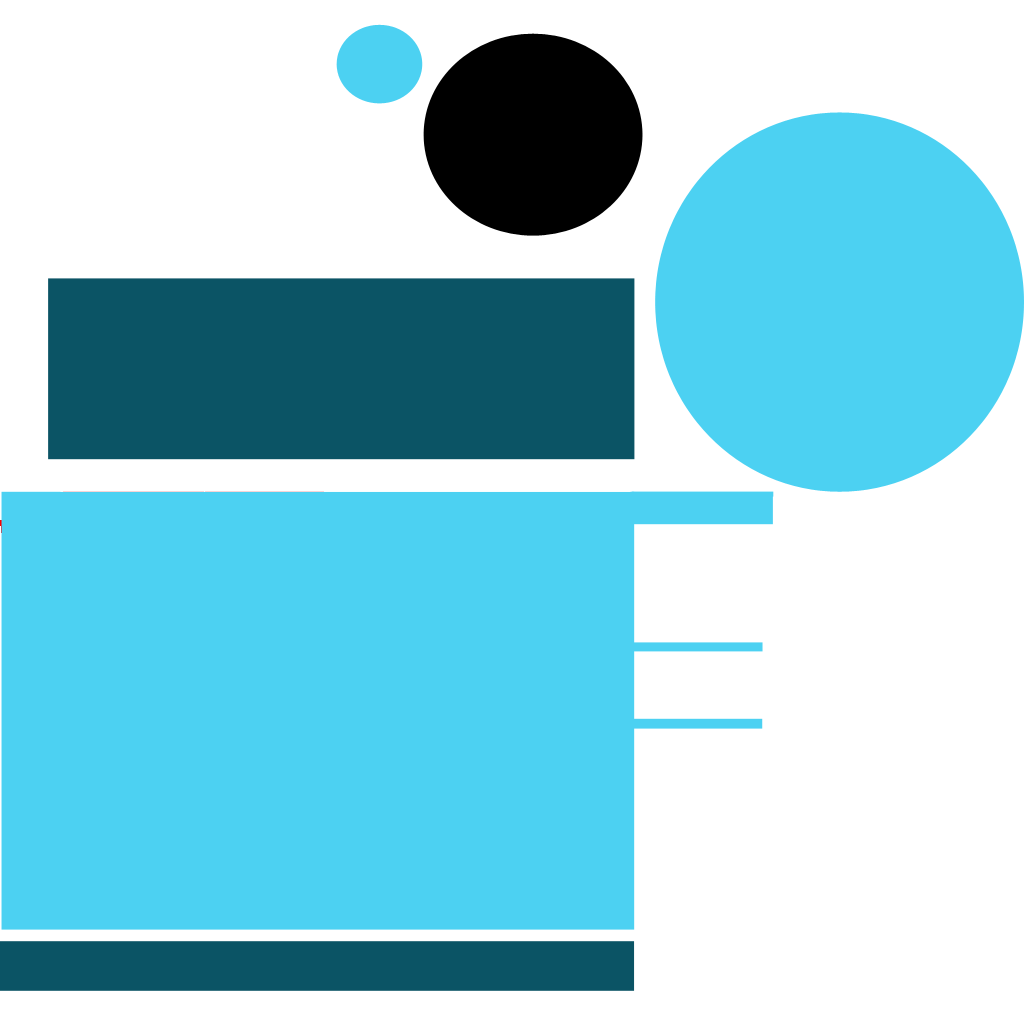
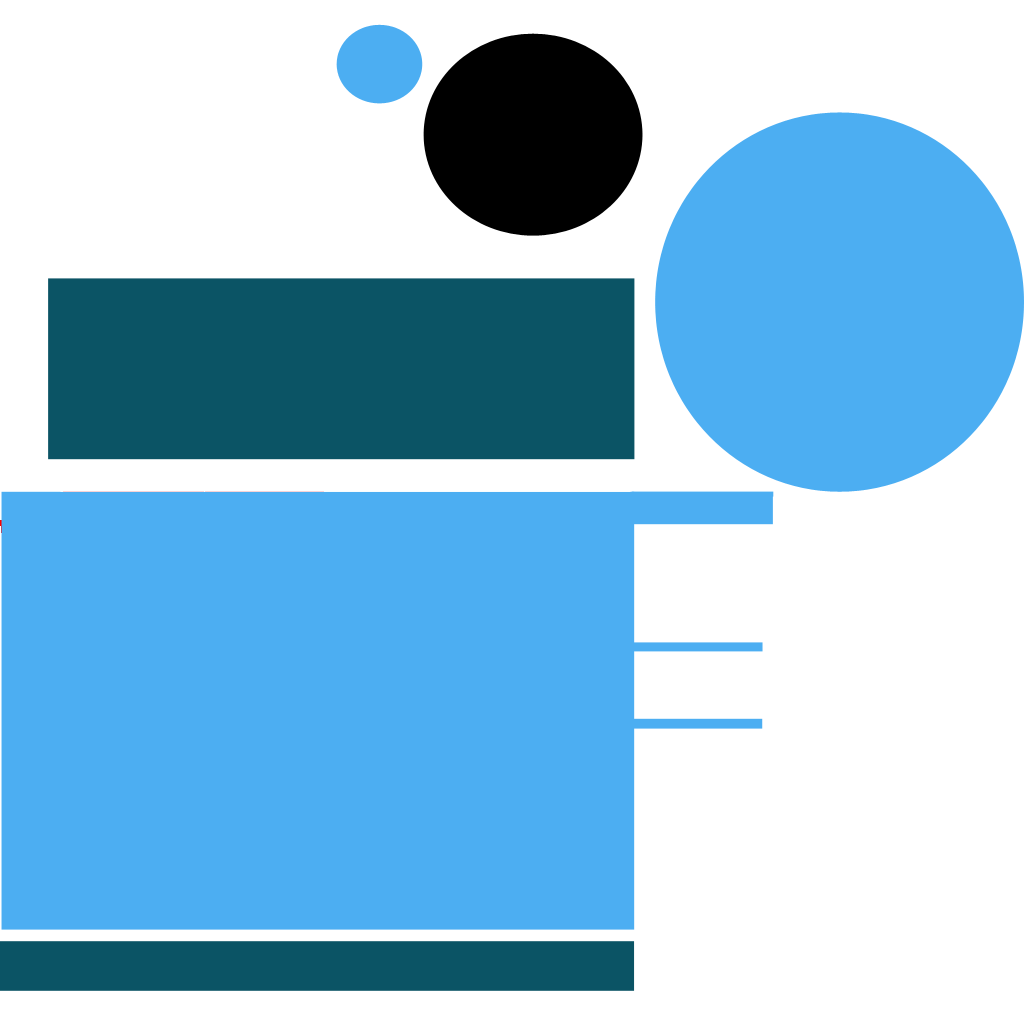
Layers edited between the first and the second 1024×1024 image:
painted on "Shape 10" over [336, 24, 423, 104]
painted on "Shape 9" over [630, 718, 763, 729]
painted on "Shape 8" over [632, 642, 763, 652]
painted on "Shape 7" over [631, 491, 774, 525]
painted on "Shape 6" over [655, 112, 1024, 492]
painted on "Shape 1" over [1, 491, 635, 930]
